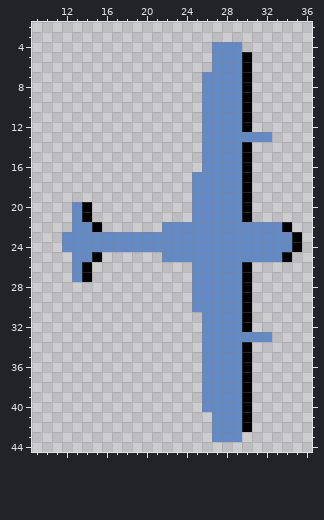
File history of a pixel-art sprite, assets/a1.png. Above: the version before the commit.
The file is 48x48 pixels. Shown: x 9..36, y 2..44.
New version:
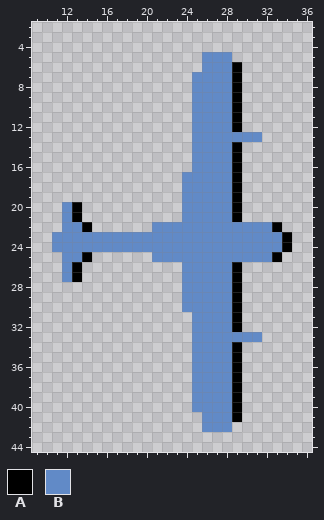
Palette (. is transparent): A #000000  B #618ac7
Change:
y 4: x 27..29 BBB -> ...
y 5: x 26 . -> B; x 29..30 BA -> ..
y 6: x 26 . -> B; x 29..30 BA -> A.
y 7..12: x 25 . -> B; x 29..30 BA -> A.
y 13: x 25 . -> B; x 32 B -> .
y 14..16: x 25 . -> B; x 29..30 BA -> A.
y 17..19: x 24 . -> B; x 29..30 BA -> A.
y 20..21: x 12..14 .BA -> BA.; x 24 . -> B; x 29..30 BA -> A.
y 22: x 12 . -> B; x 14..15 BA -> A.; x 21 . -> B; x 33..34 BA -> A.
y 23..24: x 11 . -> B; x 34..35 BA -> A.
y 25: x 12 . -> B; x 14..15 BA -> A.; x 21 . -> B; x 33..34 BA -> A.
y 26..27: x 12..14 .BA -> BA.; x 24 . -> B; x 29..30 BA -> A.
y 28..30: x 24 . -> B; x 29..30 BA -> A.
y 31..32: x 25 . -> B; x 29..30 BA -> A.
y 33: x 25 . -> B; x 32 B -> .
y 34..40: x 25 . -> B; x 29..30 BA -> A.
y 41: x 26 . -> B; x 29..30 BA -> A.
y 42: x 26 . -> B; x 29..30 BA -> ..
y 43: x 27..29 BBB -> ...
Pixel boxes of the changes (left, top, right, bottom) in both pictures:
changed: (152, 42, 302, 442)
changed: (52, 202, 102, 282)
